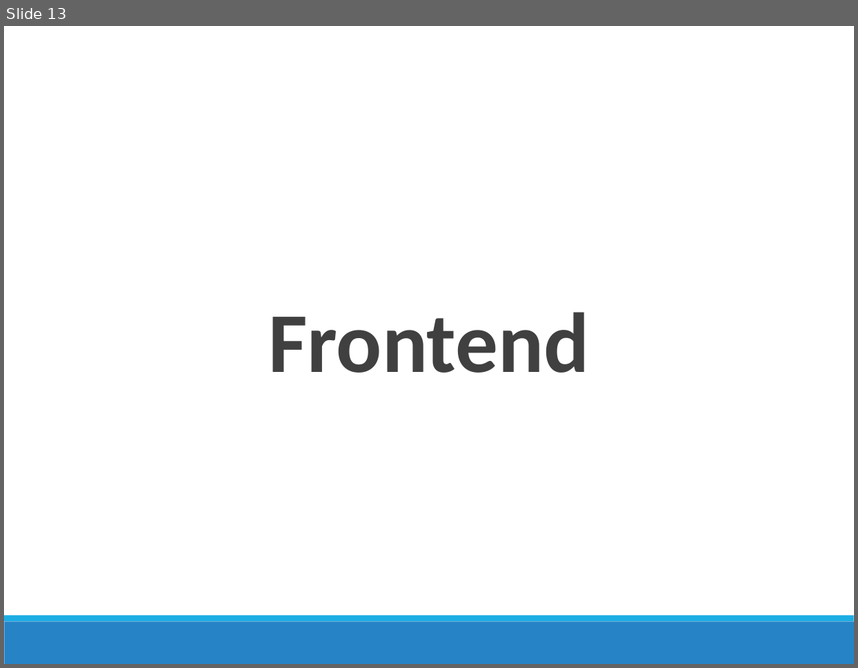
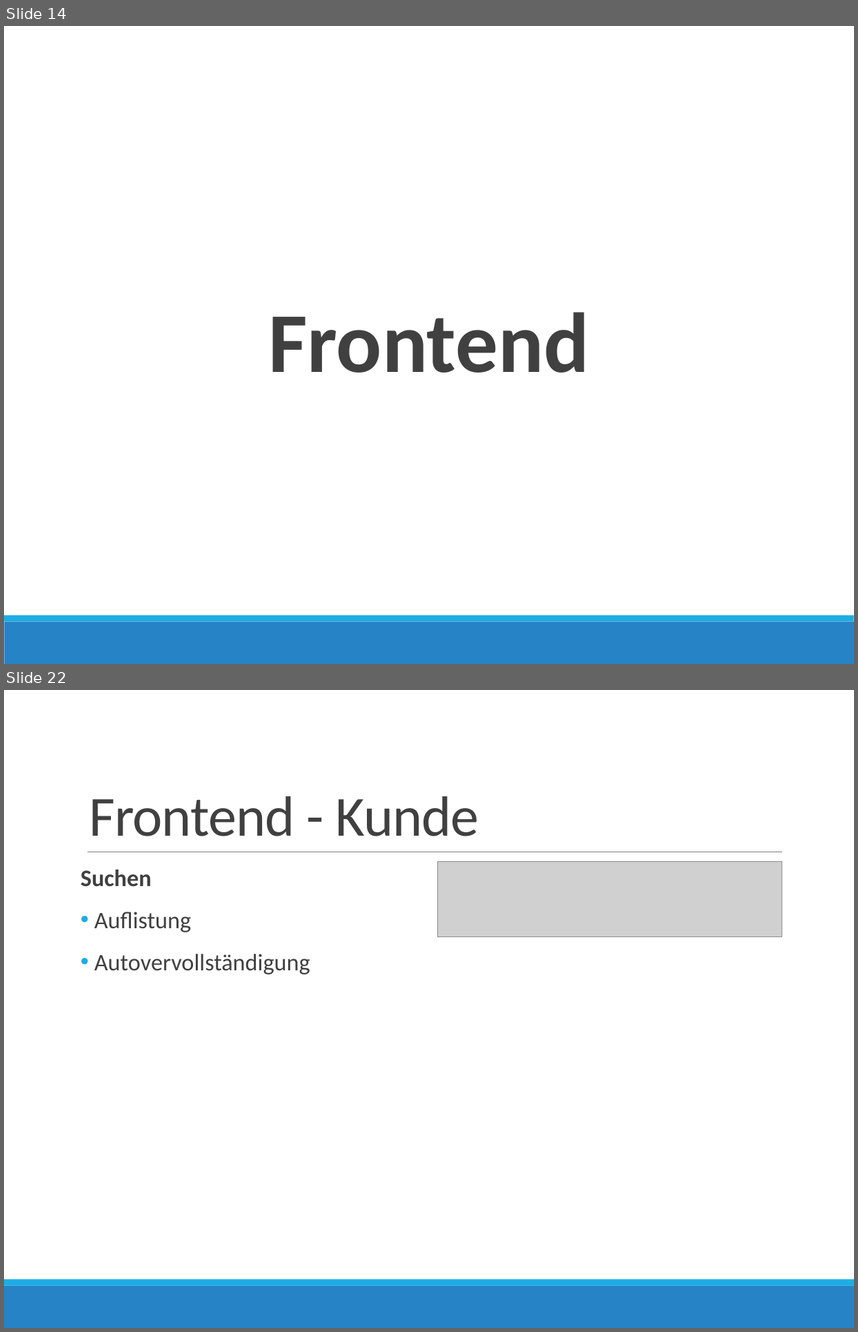
Before and after one commit to handball10/eva-ss2016, a slide deck: presentation/eva.pptx. Shown one above the other, each under a label of ours: slide 13 before the commit, slides 14 and 22 after it; the slides between them are not shown. The pictures are 858x668 and 858x1332 pixels, drawn with LibreOffice and Linux fonts; fonts in the diff are those of the drawing; grey boxes stand for pictures. Boxes give left, top, right and bottom in pixels: in the first picture for what was removed or moved away, otherwise in the second. Text is boxed around its words. In the diff, an @@ line names an element or a change of style, - is before the commit and + after.

Commit message:
update images, code, presentation

```diff
--- a/presentation/eva.pptx
+++ b/presentation/eva.pptx
@@ slide 22 added at (4,690,854,1328), background #FFFFFF; not listed: 2 template elements that a slide beside it also shows @@
@@ title added at (89,796,479,836), 48 pt, text #404040 @@
+Frontend - Kunde
@@ line added from (87, 851) to (782, 851), #808080 0.5 pt @@
@@ text added at (81,869,310,974), 20 pt, text #404040 @@
+Suchen
+• Auflistung
+• Autovervollständigung
@@ picture added at (437,862,782,938) @@
@@ what was slide 13 is now slide 14 @@
```
Also in this commit, not shown: 2 slides changed, 25 other slides added, 37 other files.
